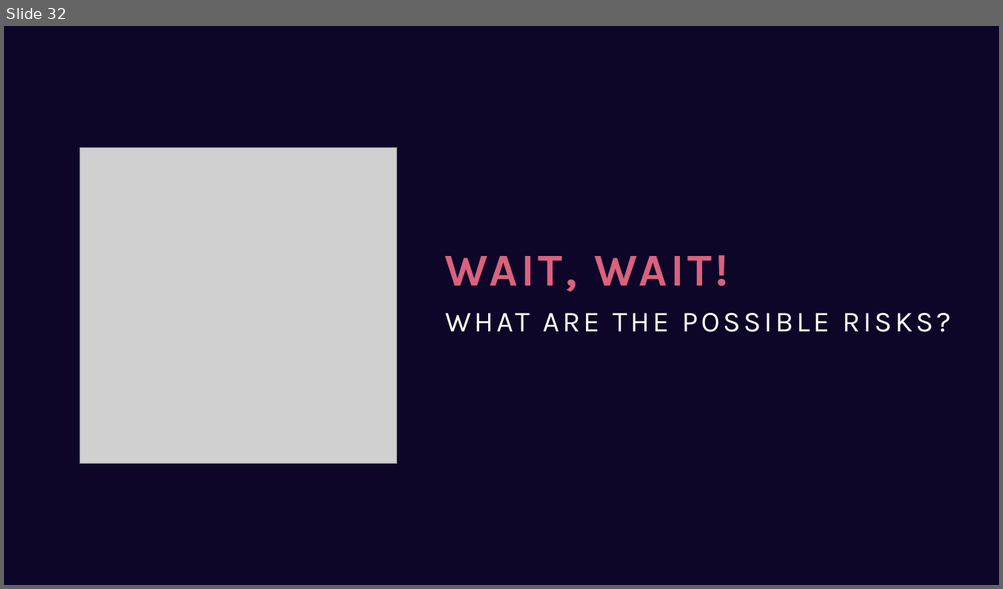
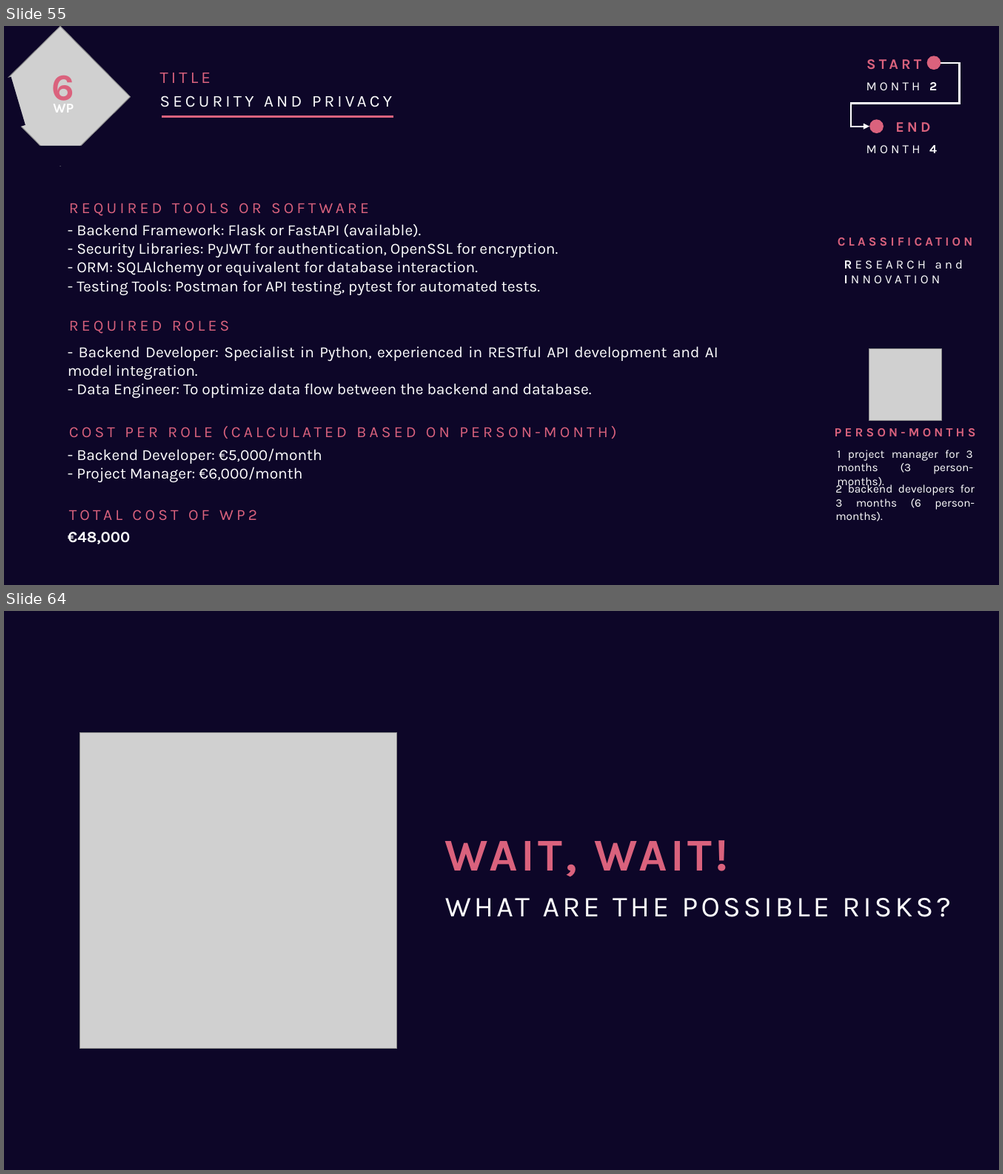
Before and after one commit to GiuseppeSoriano/MoodPilot, a slide deck: Idea/Idea_Presentation.pptx. Shown one above the other, each under a label of ours: slide 32 before the commit, slides 55 and 64 after it; the slides between them are not shown. The pictures are 1003x589 and 1003x1174 pixels, drawn with LibreOffice and Linux fonts; fonts in the diff are those of the drawing; grey boxes stand for pictures. Boxes give left, top, right and bottom in pixels: in the first picture for what was removed or moved away, otherwise in the second. Text is boxed around its words. In the diff, an @@ line names an element or a change of style, - is before the commit and + after.

```diff
--- a/Idea/Idea_Presentation.pptx
+++ b/Idea/Idea_Presentation.pptx
@@ slide 55 added at (x1=4, y1=26, x2=999, y2=585), background #0D0628 @@
@@ group added at (x1=851, y1=56, x2=959, y2=153): 4 texts, 2 ellipses, 1 elbow arrow @@
+MONTH 2
+START
+MONTH 4
+END
@@ text added at (x1=160, y1=73, x2=210, y2=83), 16 pt, text #DA627D @@
+TITLE
@@ group added at (x1=4, y1=26, x2=131, y2=167): 2 rectangles, 2 texts, 1 picture @@
+6
+WP
@@ text added at (x1=160, y1=96, x2=392, y2=107), 16 pt, text #FFFFFF @@
+SECURITY AND PRIVACY
@@ line added from (393, 117) to (162, 117), #DA627D 1.5 pt @@
@@ text added at (x1=69, y1=203, x2=369, y2=216), 15 pt, text #DA627D @@
+REQUIRED TOOLS OR SOFTWARE
@@ text added at (x1=77, y1=224, x2=558, y2=295), 15 pt, text #FFFFFF @@
+- Backend Framework: Flask or FastAPI (available).
+- Security Libraries: PyJWT for authentication, OpenSSL for encryption.
+- ORM: SQLAlchemy or equivalent for database interaction.
+- Testing Tools: Postman for API testing, pytest for automated tests.
@@ text added at (x1=837, y1=238, x2=972, y2=246), 12 pt, text #DA627D, bold @@
+CLASSIFICATION
@@ text added at (x1=935, y1=260, x2=963, y2=269), 12 pt, text #FFFFFF @@
+RESEARCH and
+INNOVATION
@@ text added at (x1=69, y1=321, x2=229, y2=334), 15 pt, text #DA627D @@
+REQUIRED ROLES
@@ text added at (x1=68, y1=346, x2=718, y2=398), 15 pt, text #FFFFFF @@
+- Backend Developer: Specialist in Python, experienced in RESTful API development and AI model integration.
+- Data Engineer: To optimize data flow between the backend and database.
@@ picture added at (x1=869, y1=349, x2=941, y2=421) @@
@@ text added at (x1=69, y1=426, x2=616, y2=439), 15 pt, text #DA627D @@
+COST PER ROLE (CALCULATED BASED ON PERSON-MONTH)
@@ text added at (x1=834, y1=429, x2=976, y2=437), 12 pt, text #DA627D, bold @@
+PERSON-MONTHS
@@ text added at (x1=77, y1=449, x2=322, y2=483), 15 pt, text #FFFFFF @@
+- Backend Developer: €5,000/month
+- Project Manager: €6,000/month
@@ text added at (x1=836, y1=450, x2=973, y2=489), 11 pt, text #FFFFFF @@
+1 project manager for 3 months (3 person-months).
@@ text added at (x1=835, y1=483, x2=974, y2=522), 11 pt, text #FFFFFF @@
+2 backend developers for 3 months (6 person-months).
@@ text added at (x1=69, y1=510, x2=257, y2=521), 15 pt, text #DA627D @@
+TOTAL COST OF WP2
@@ text added at (x1=68, y1=532, x2=130, y2=545), 15 pt, text #FFFFFF, bold @@
+€48,000
@@ what was slide 32 is now slide 64 @@
```
Also in this commit, not shown: 8 slides changed, 38 other slides added, 2 slides removed.
